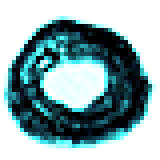
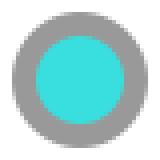
Layers edited between the first and the second (160, 160) image:
added layer "Ellipse 1 copy" above "Ellipse 1" over [left=36, top=36, right=124, bottom=124]
added layer "Ellipse 1" (40%) above "Layer 4" over [left=12, top=12, right=148, bottom=148]
hid "Layer 4" over [left=4, top=12, right=156, bottom=152]
hid "Layer 5" over [left=4, top=16, right=156, bottom=152]
